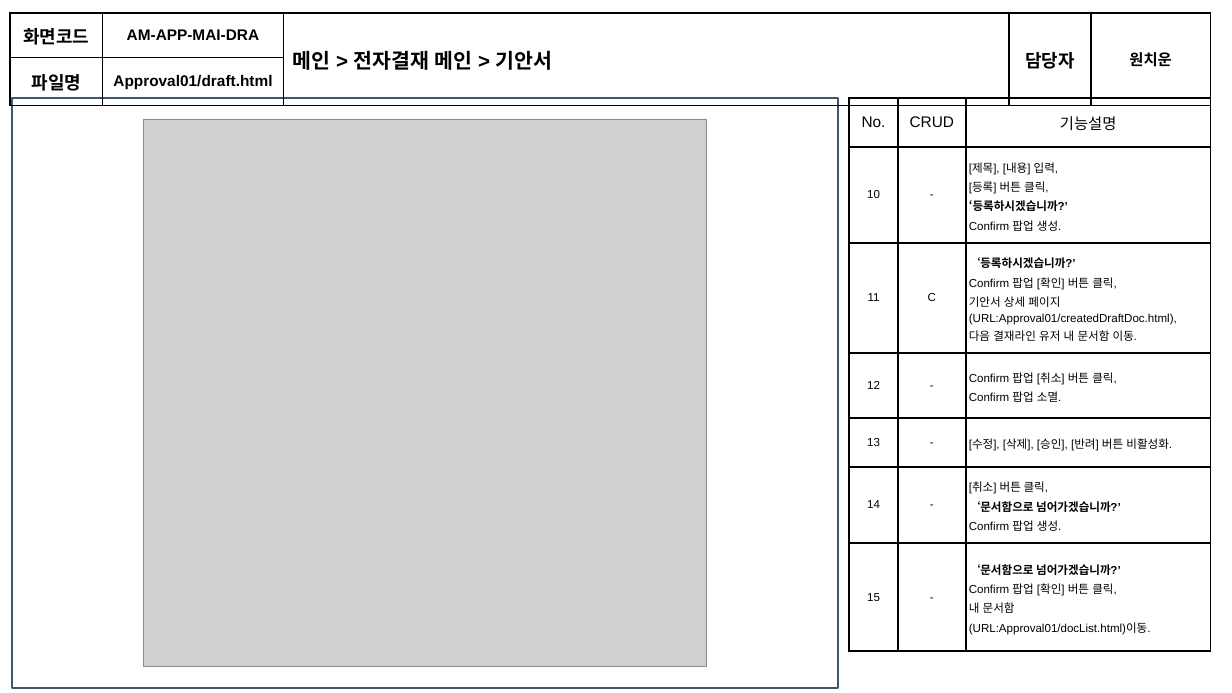
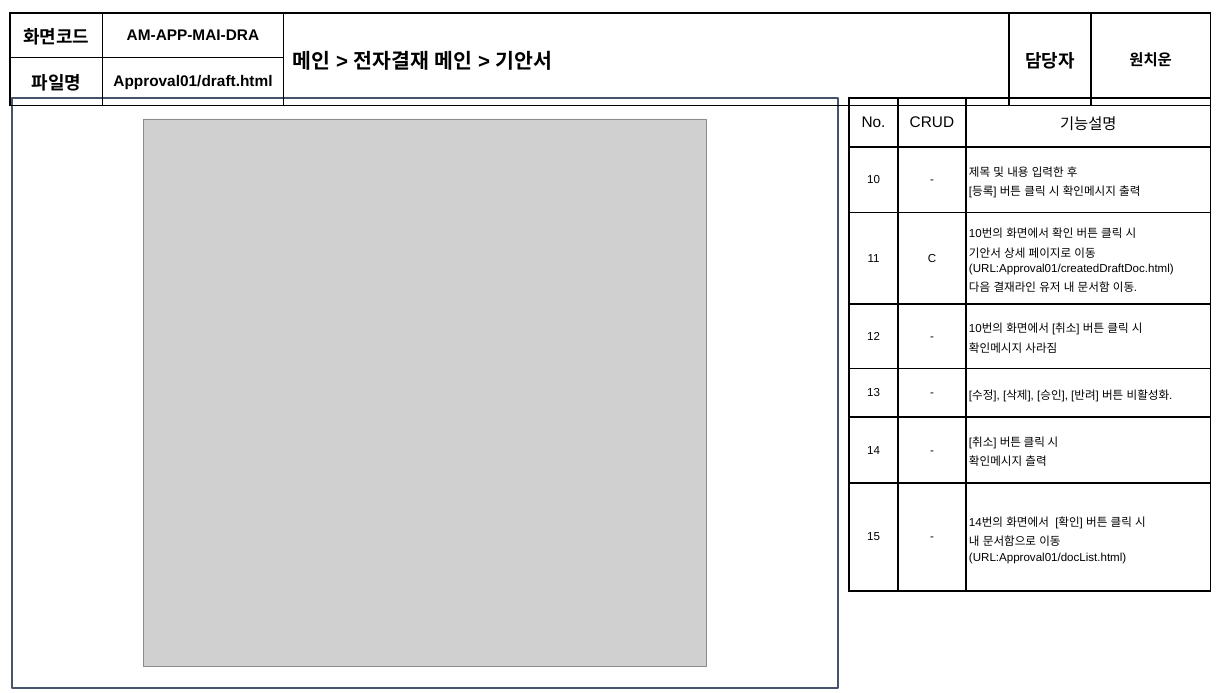
Before and after one commit to soulluna/-6th-_cosmo_1th_group, a slide deck: slide 26 of 작업완료포트폴리오/4. 화면설계서/[6기]1조_화면설계서_V1.5.pptx (slide 27 before the commit). Drawn at 1232x693 pixels with LibreOffice and Linux fonts; fonts in the diff are those of the drawing; grey boxes stand for pictures. Boxes give left, top, right and bottom in pixels: in the first picture for what was removed or moved away, otherwise in the second. Text is boxed around its words. In the diff, an @@ line names an element or a change of style, - is before the commit and + after.

Commit message:
문서 재정립

```diff
--- a/작업완료포트폴리오/4. 화면설계서/[6기]1조_화면설계서_V1.5.pptx
+++ b/작업완료포트폴리오/4. 화면설계서/[6기]1조_화면설계서_V1.5.pptx
@@ table at (849,98,1212,581) @@
-row 2, column 3: [제목], [내용] 입력, / [등록] 버튼 클릭, / ‘등록하시겠습니까?’ / Confirm 팝업 생성.
+row 2, column 3: 제목 및 내용 입력한 후 / [등록] 버튼 클릭 시 확인메시지 출력
-row 3, column 3: ‘등록하시겠습니까?’ / Confirm 팝업 [확인] 버튼 클릭, / 기안서 상세 페이지 / (URL:Approval01/createdDraftDoc.html), / 다음 결재라인 유저 내 문서함 이동.
+row 3, column 3: 10번의 화면에서 확인 버튼 클릭 시 / 기안서 상세 페이지로 이동 / (URL:Approval01/createdDraftDoc.html) / 다음 결재라인 유저 내 문서함 이동.
-row 4, column 3: Confirm 팝업 [취소] 버튼 클릭, / Confirm 팝업 소멸.
+row 4, column 3: 10번의 화면에서 [취소] 버튼 클릭 시 / 확인메시지 사라짐
-row 6, column 3: [취소] 버튼 클릭, / ‘문서함으로 넘어가겠습니까?’ / Confirm 팝업 생성.
+row 6, column 3: [취소] 버튼 클릭 시 / 확인메시지 츨력
-row 7, column 3: ‘문서함으로 넘어가겠습니까?’ / Confirm 팝업 [확인] 버튼 클릭, / 내 문서함 / (URL:Approval01/docList.html)이동.
+row 7, column 3: 14번의 화면에서 [확인] 버튼 클릭 시 / 내 문서함으로 이동 / (URL:Approval01/docList.html)
```
Also in this commit, not shown: 48 other slides changed, 1 slide removed, 31 other files.
